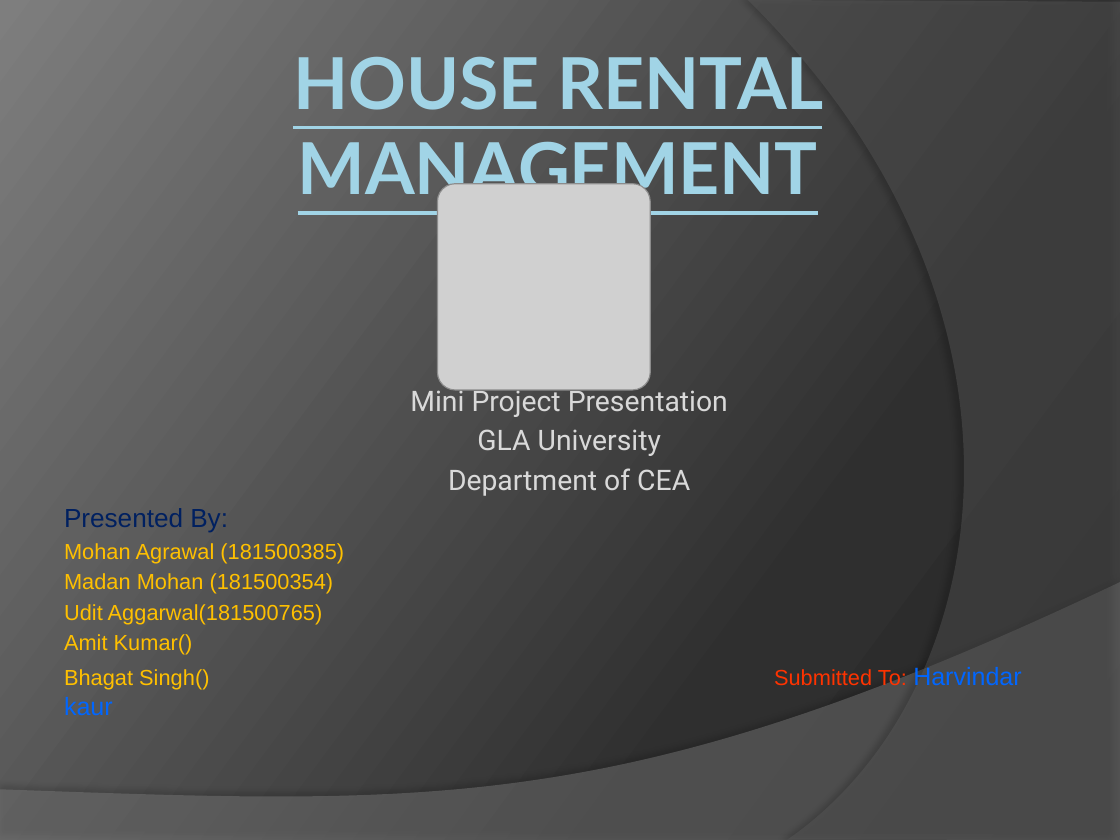
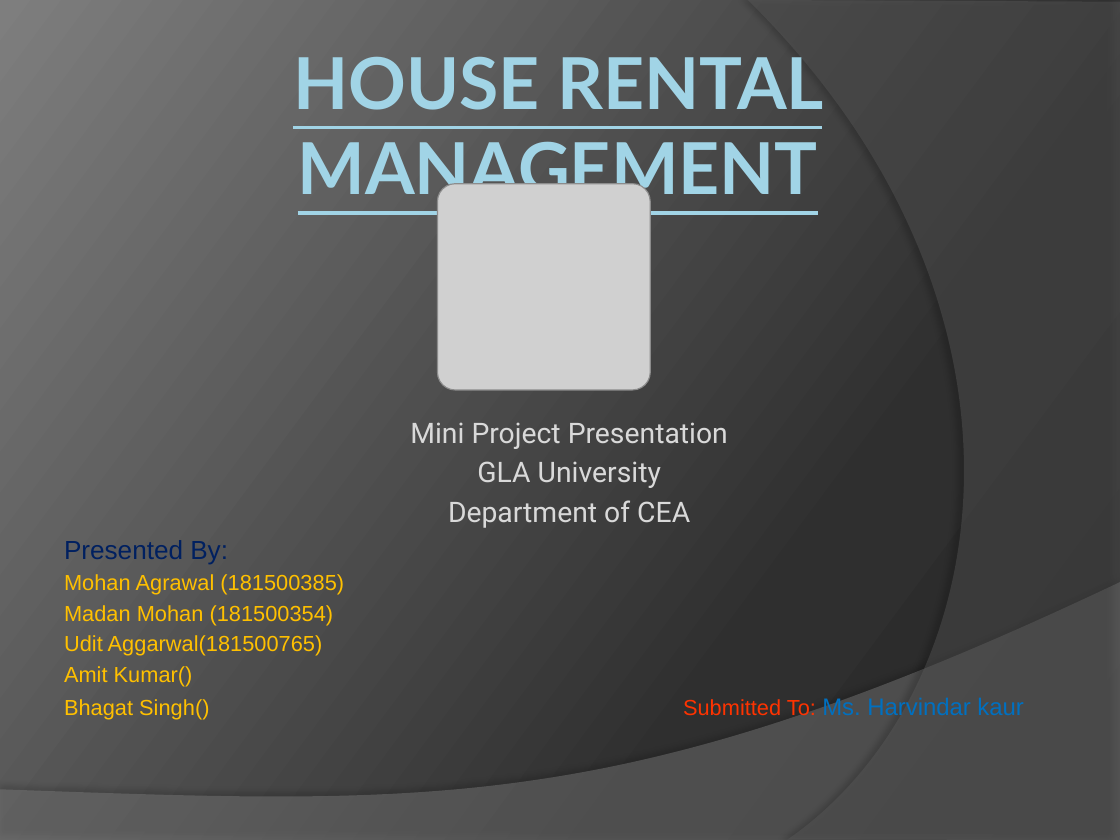
Before and after one commit to madan-mohan123/MiniProject-sem05, a slide deck: slide 1 of presentation/mini-project-presentation.pptx. Drawn at 1120x840 pixels with LibreOffice and Linux fonts; fonts in the diff are those of the drawing; grey boxes stand for pictures. Boxes give left, top, right and bottom in pixels: in the first picture for what was removed or moved away, otherwise in the second. Text is boxed around its words. In the diff, an @@ line names an element or a change of style, - is before the commit and + after.

Commit message:
update

```diff
--- a/presentation/mini-project-presentation.pptx
+++ b/presentation/mini-project-presentation.pptx
@@ subtitle at (x1=64, y1=697, x2=1023, y2=720): text changed; text colour #FFC000 to #0070C0 @@
-Bhagat Singh() Submitted To: Harvindar kaur
+Bhagat Singh() Submitted To: Ms. Harvindar kaur
```
